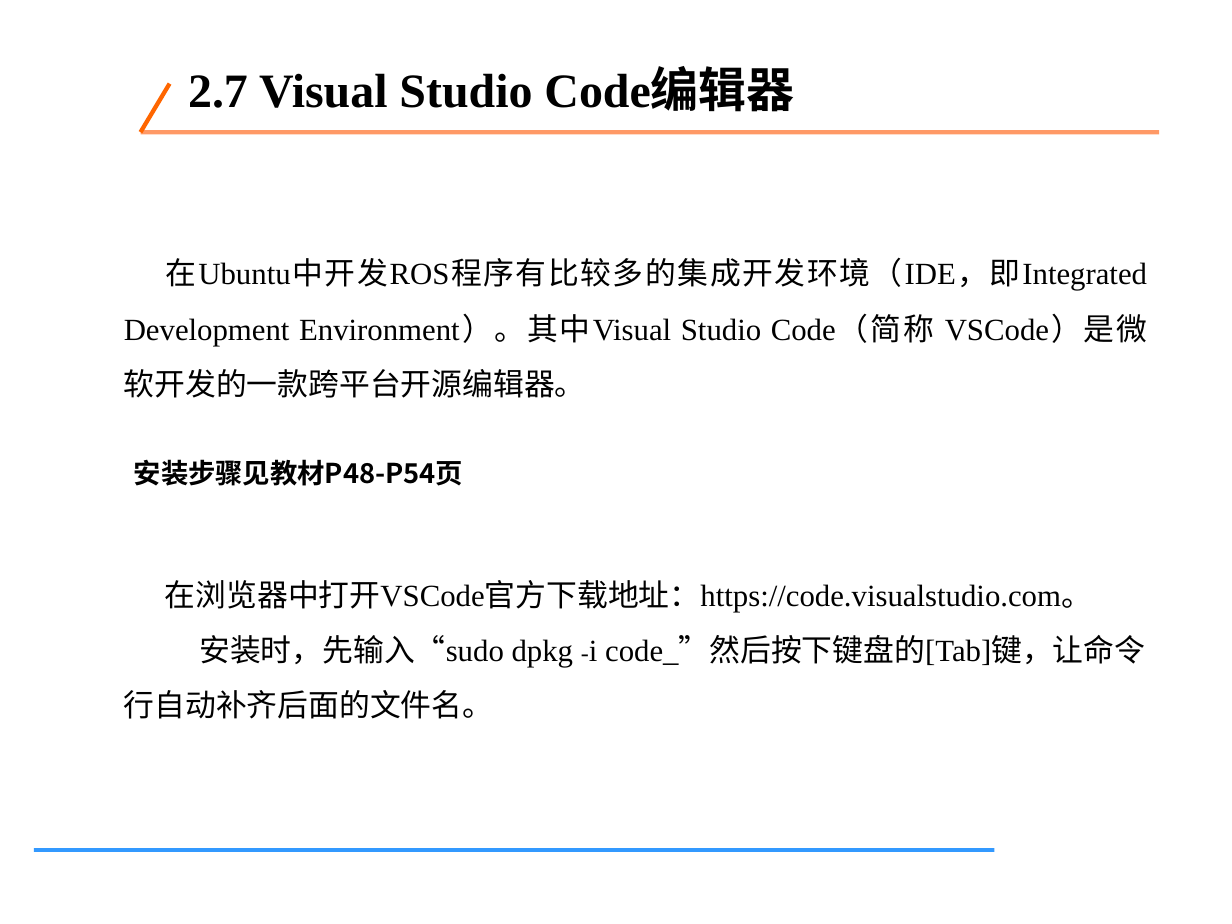
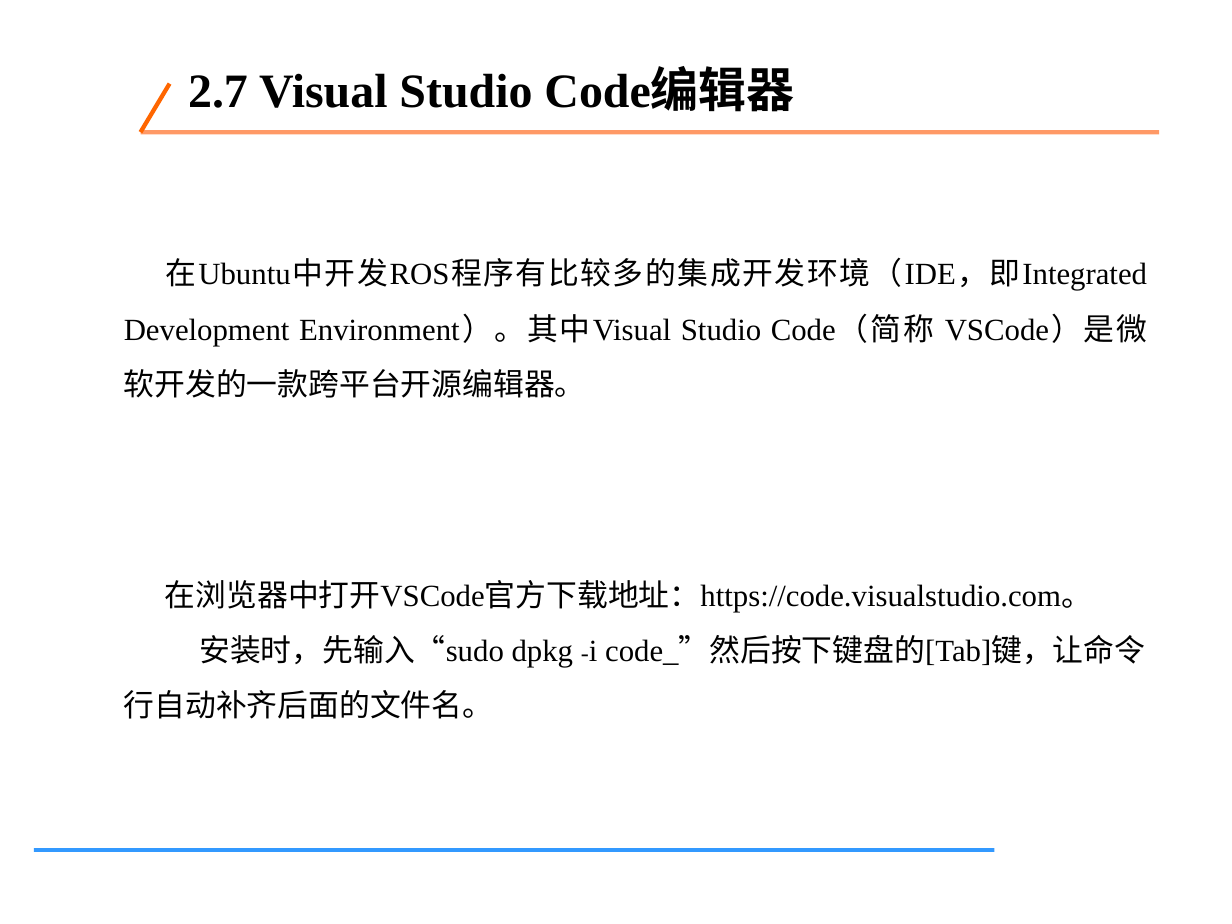
Before and after one commit to tcy1998/robotics-engineering-practice, a slide deck: slide 24 of downloads/week02-chapters-01-07.pptx (slide 27 before the commit). Drawn at 1232x924 pixels with LibreOffice and Linux fonts; fonts in the diff are those of the drawing. Boxes give left, top, right and bottom in pixels: in the first picture for what was removed or moved away, otherwise in the second. Text is boxed around its words. In the diff, an @@ line names an element or a change of style, - is before the commit and + after.

```diff
--- a/downloads/week02-chapters-01-07.pptx
+++ b/downloads/week02-chapters-01-07.pptx
@@ text removed at (x1=134, y1=459, x2=463, y2=486) @@
-安装步骤见教材P48-P54页
```
Also in this commit, not shown: 6 other slides changed, 13 slides removed, 1 other file.
